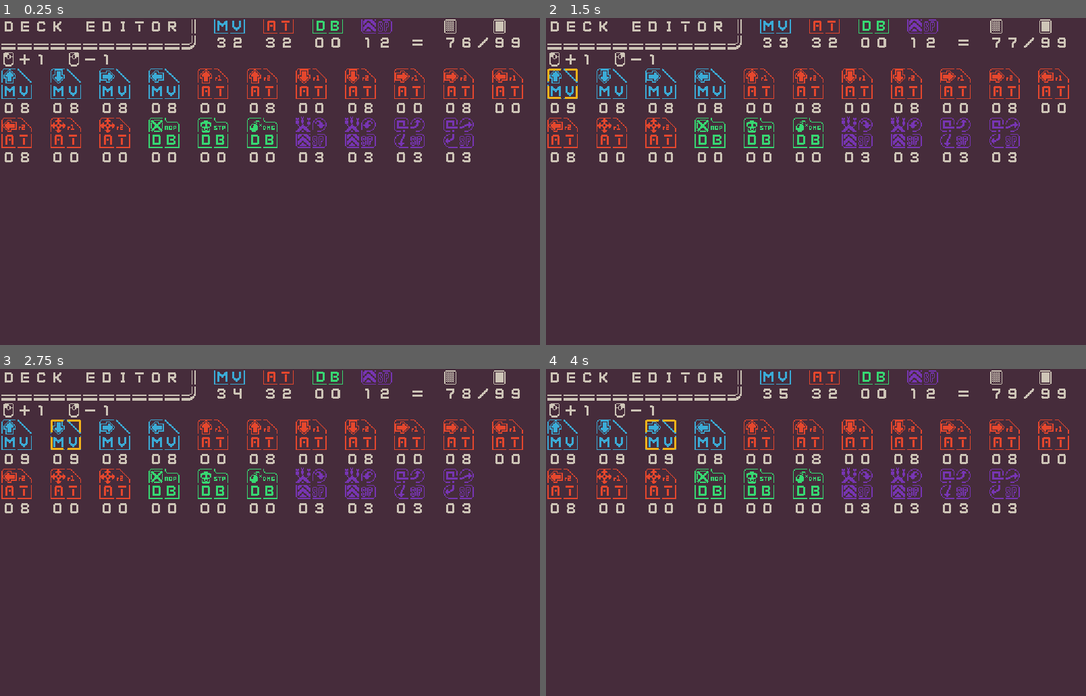
Above: before the commit, frames 1-4 (two rows, left to right).
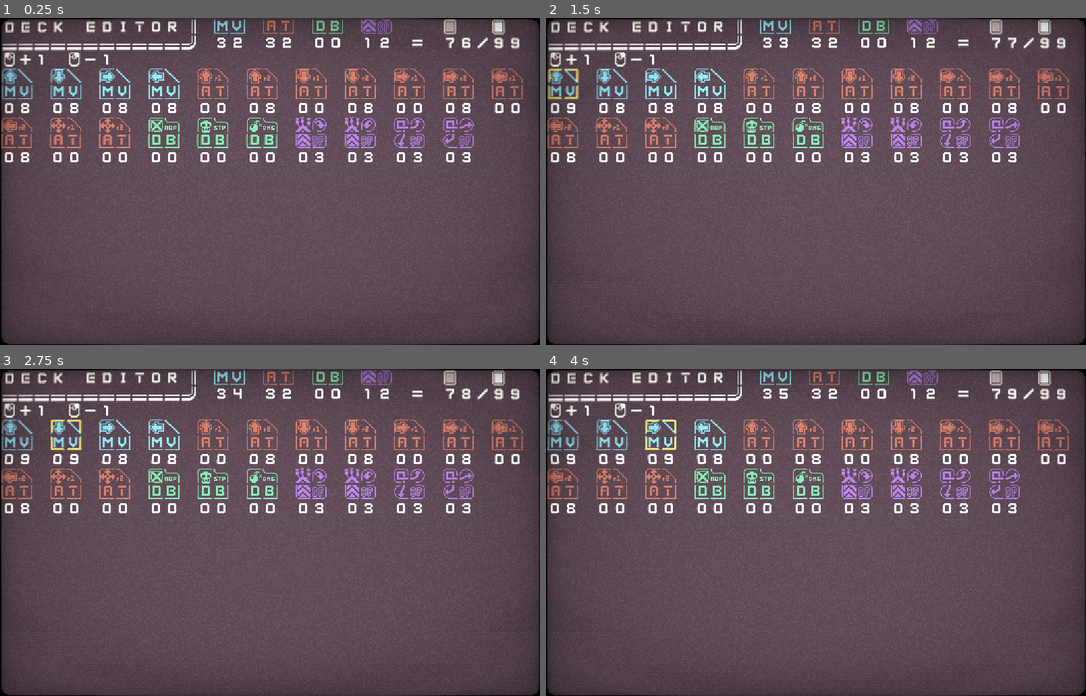
Above: after the commit, the same moments.

Repository: adam-bethell/RoboChess
Game: Godot game, scene res://DeckEditor.tscn
The game is run twice, just before and just after one commit, with the same random seed, the same clock (stepped at 60 frames per second) and the same inputs. This scene is started directly instead of the project's main scene.
Inputs (mouse positions are in pixels of both pictures, inside the frame that each line leads up to):
- Up to frame 1 (0.25 s): no input
- Up to frame 2 (1.5 s): move the mouse to (562, 83) at 0.52 s; click (562, 83) at 0.6 s; tap Enter at 1.25 s; move the mouse to (562, 89) at 1.27 s; right-click (562, 89) at 1.35 s; click (562, 89) at 1.42 s
- Up to frame 3 (2.75 s): tap Space at 2 s; move the mouse to (64, 434) at 2.02 s; click (64, 434) at 2.1 s
- Up to frame 4 (4 s): move the mouse to (610, 440) at 2.77 s; right-click (610, 440) at 2.85 s; click (610, 440) at 2.92 s; tap Enter at 3.5 s; move the mouse to (659, 434) at 3.52 s; click (659, 434) at 3.6 s

The runs differ from the first frame. In frame 1, 68% of the frame differs, in the area x 0-100%, y 0-100%; in frame 2, 68%; in frame 3, 68%; in frame 4, 68%.

Commit message:
add vhsshader to deck editor

Diff:
--- a/DeckEditor.tscn
+++ b/DeckEditor.tscn
@@ -1,9 +1,10 @@
-[gd_scene load_steps=5 format=2]
+[gd_scene load_steps=6 format=2]
 
 [ext_resource path="res://tilemap.tres" type="TileSet" id=1]
 [ext_resource path="res://Scripts/DeckEditorCards.gd" type="Script" id=2]
 [ext_resource path="res://Scripts/DeckEditor.gd" type="Script" id=3]
 [ext_resource path="res://Scripts/DeckEditorMetrics.gd" type="Script" id=4]
+[ext_resource path="res://VHSShader.tscn" type="PackedScene" id=5]
 
 [node name="Deck Editor" type="Node2D"]
 script = ExtResource( 3 )
@@ -33,3 +34,5 @@
 [node name="Cards" type="Node2D" parent="."]
 position = Vector2( 0, 48 )
 script = ExtResource( 2 )
+
+[node name="VHSShader" parent="." instance=ExtResource( 5 )]
--- a/Scripts/DeckEditor.gd
+++ b/Scripts/DeckEditor.gd
@@ -20,7 +20,6 @@
 		deck[card_data["name"]] = count
 
 	var result = $Metrics.set_deck(deck)
-	print(result)
 	if not result:
 		deck[card_data["name"]] = original_count
 		$Metrics.set_deck(deck)
--- /dev/null
+++ b/VHSShader.tscn
@@ -0,0 +1,15 @@
+[gd_scene load_steps=2 format=2]
+
+[ext_resource path="res://shader.tres" type="Material" id=1]
+
+[node name="VHSShader" type="Node2D"]
+z_index = 100
+
+[node name="ColorRect" type="ColorRect" parent="."]
+material = ExtResource( 1 )
+margin_right = 528.0
+margin_bottom = 320.0
+mouse_filter = 2
+__meta__ = {
+"_edit_use_anchors_": false
+}
--- a/_GameController.tscn
+++ b/_GameController.tscn
@@ -1,7 +1,7 @@
 [gd_scene load_steps=6 format=2]
 
 [ext_resource path="res://Scripts/GameController.gd" type="Script" id=1]
-[ext_resource path="res://shader.tres" type="Material" id=2]
+[ext_resource path="res://VHSShader.tscn" type="PackedScene" id=2]
 [ext_resource path="res://tilemap.tres" type="TileSet" id=3]
 [ext_resource path="res://Scripts/info_viewer.gd" type="Script" id=4]
 [ext_resource path="res://Audio/RoboChess_Looped.wav" type="AudioStream" id=5]
@@ -9,17 +9,7 @@
 [node name="GameController" type="Node2D"]
 script = ExtResource( 1 )
 
-[node name="VHSShader" type="Node2D" parent="."]
-z_index = 100
-
-[node name="ColorRect" type="ColorRect" parent="VHSShader"]
-material = ExtResource( 2 )
-margin_right = 528.0
-margin_bottom = 320.0
-mouse_filter = 2
-__meta__ = {
-"_edit_use_anchors_": false
-}
+[node name="VHSShader" parent="." instance=ExtResource( 2 )]
 
 [node name="info" type="TileMap" parent="."]
 position = Vector2( 0, 272 )
Not shown, changed: export_presets.cfg
